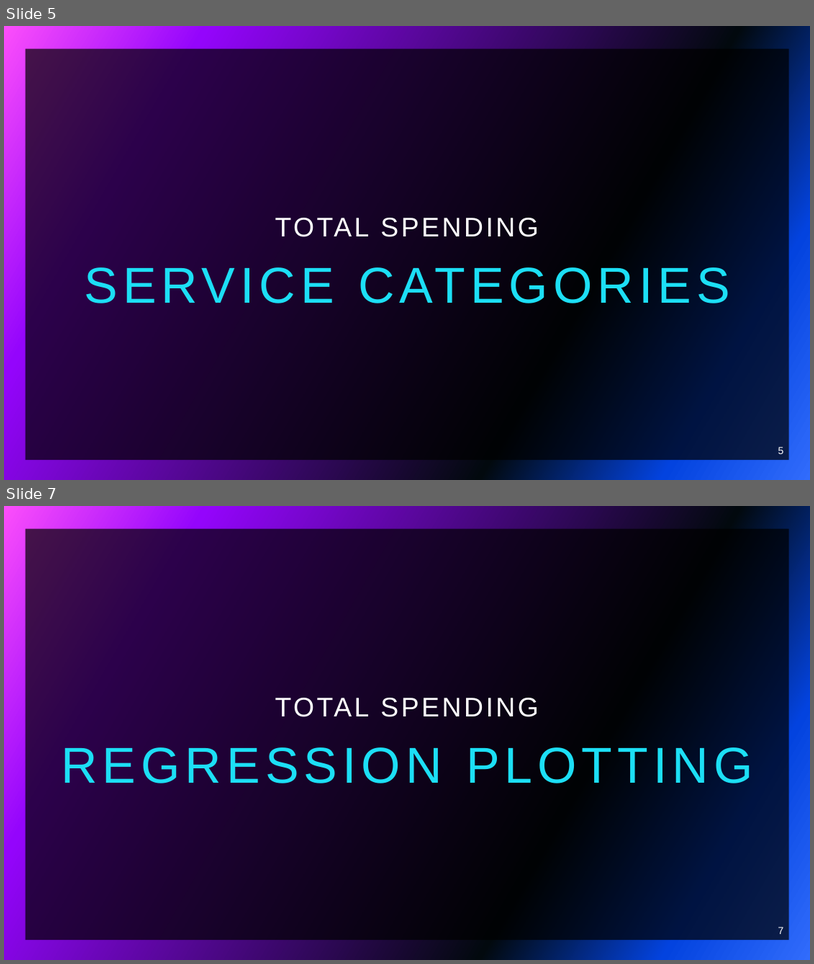
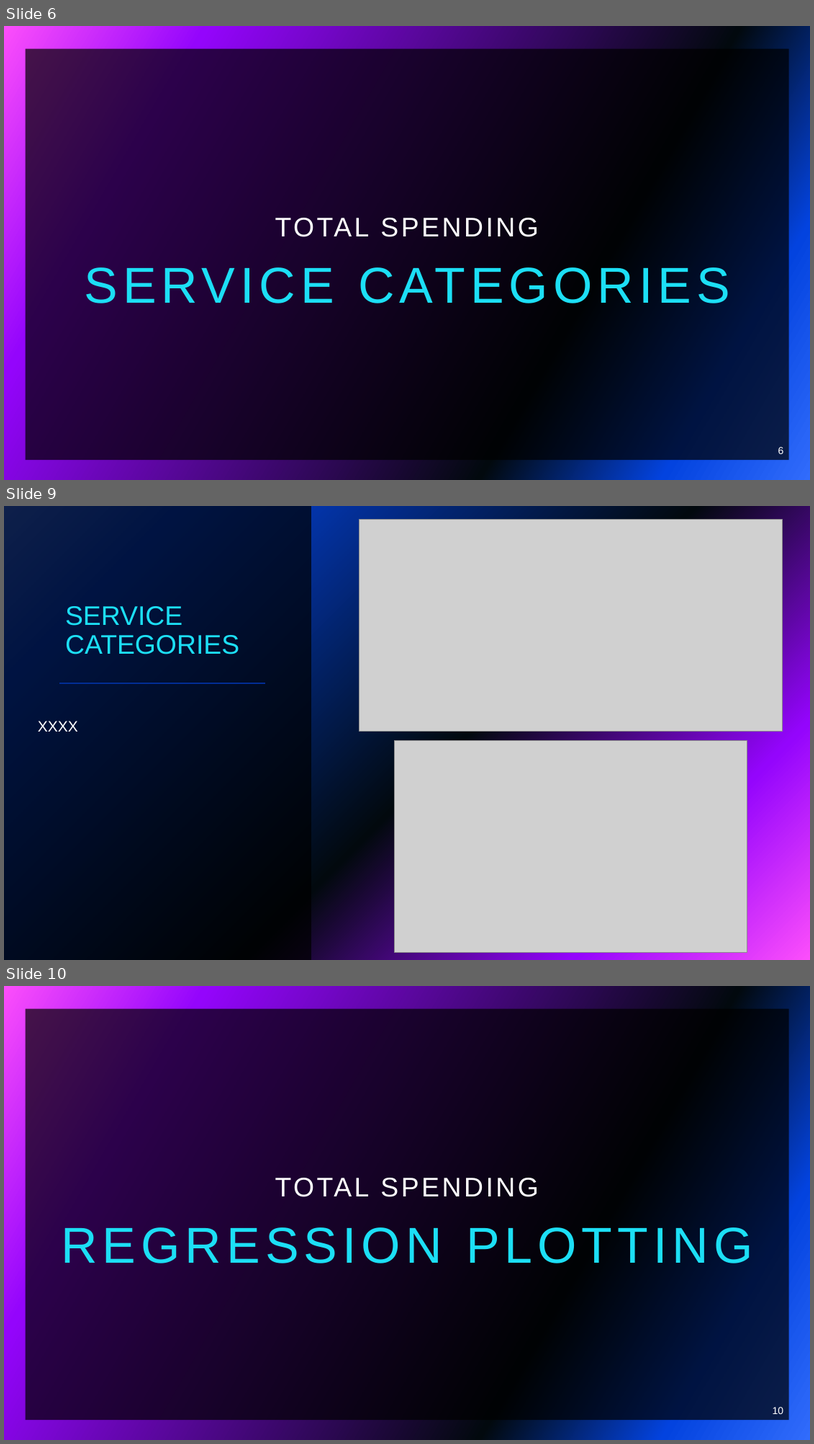
Before and after one commit to vokouns/us-healthcare-spending, a slide deck: Project 1 Presentation.pptx. Shown one above the other, each under a label of ours: slides 5 and 7 before the commit, slides 6, 9 and 10 after it; the slides between them are not shown. The pictures are 814x964 and 814x1444 pixels, drawn with LibreOffice and Linux fonts; fonts in the diff are those of the drawing; grey boxes stand for pictures. Boxes give left, top, right and bottom in pixels: in the first picture for what was removed or moved away, otherwise in the second. Text is boxed around its words. In the diff, an @@ line names an element or a change of style, - is before the commit and + after.

```diff
--- a/Project 1 Presentation.pptx
+++ b/Project 1 Presentation.pptx
@@ slide 9 added at <box>4,506,810,960</box>, background gradient #316CFC to #0343DF to #02090E to #9405FC to #FC4EFB @@
@@ rectangle added at <box>4,506,311,960</box>, fill #000000 at 70% opacity @@
@@ picture added at <box>360,519,783,731</box> @@
@@ title added at <box>65,606,239,654</box>, 32 pt, text #1CDFF5 @@
+SERVICE CATEGORIES
@@ line added from (59, 683) to (265, 683), #9405FC 2 pt @@
@@ text added at <box>38,721,78,731</box>, 18 pt, text #FFFFFF @@
+XXXX
@@ picture added at <box>395,741,748,952</box> @@
@@ what was slide 5 is now slide 6 @@
@@ page number at <box>779,446,784,454</box>: text changed @@
-5
+6
@@ what was slide 7 is now slide 10 @@
@@ page number at <box>773,1406,784,1414</box>: text changed @@
-7
+10
```
Also in this commit, not shown: 5 slides changed, 3 other slides added.
